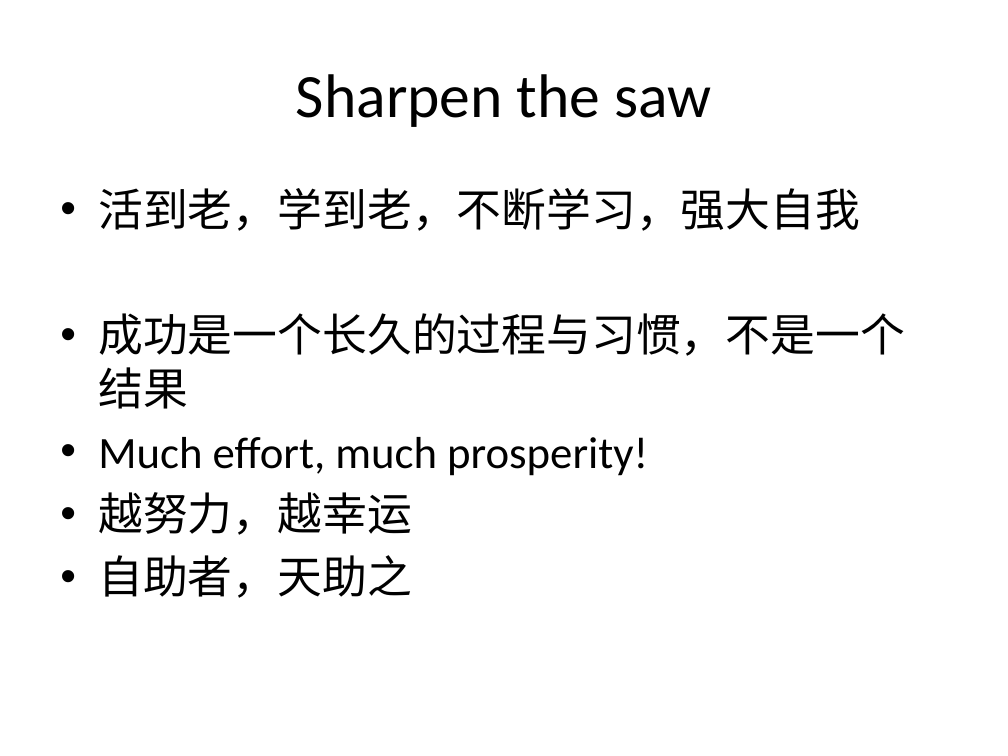
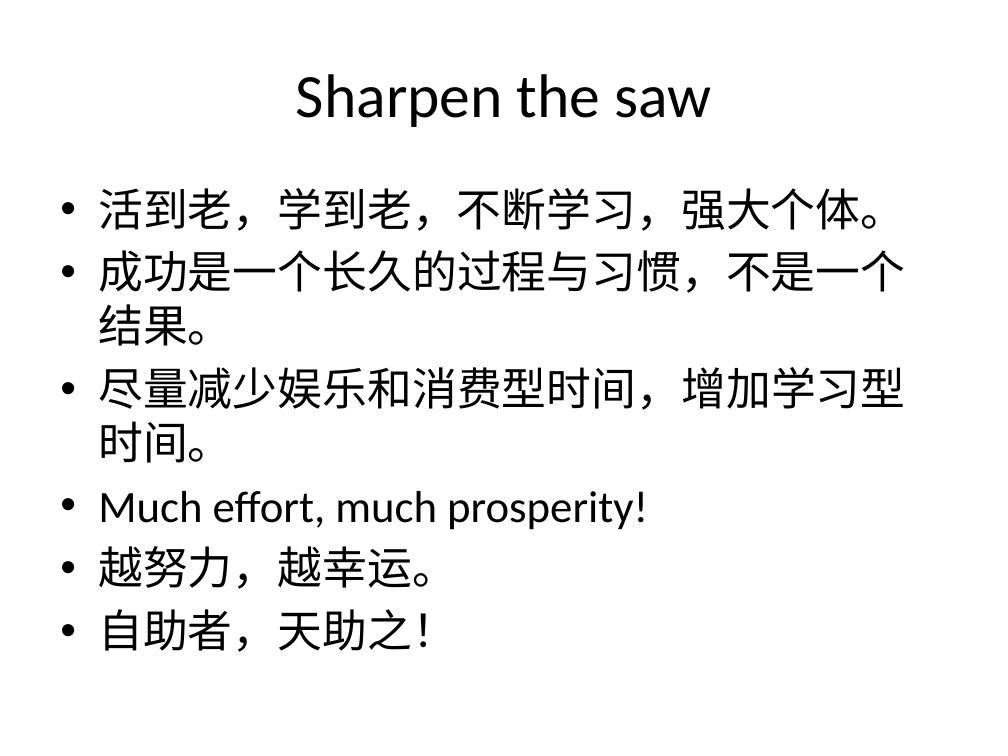
Before and after one commit to FinchYang/pyinrealworld, a slide deck: slide 10 of doc/Blah blah blah.pptx. Drawn at 1008x756 pixels with LibreOffice and Linux fonts; fonts in the diff are those of the drawing. Boxes give left, top, right and bottom in pixels: in the first picture for what was removed or moved away, otherwise in the second. Text is boxed around its words. In the diff, an @@ line names an element or a change of style, - is before the commit and + after.

```diff
--- a/doc/Blah blah blah.pptx
+++ b/doc/Blah blah blah.pptx
@@ text at (98,188,905,463): text changed @@
-• 活到老，学到老，不断学习，强大自我
-• 成功是一个长久的过程与习惯，不是一个结果
+• 活到老，学到老，不断学习，强大个体。
+• 成功是一个长久的过程与习惯，不是一个结果。
+• 尽量减少娱乐和消费型时间，增加学习型时间。
@@ text at (98,546,457,652): text changed @@
-• 越努力，越幸运
-• 自助者，天助之
+• 越努力，越幸运。
+• 自助者，天助之！
```
Also in this commit, not shown: 19 other slides changed, 2 slides removed, 8 other files.
